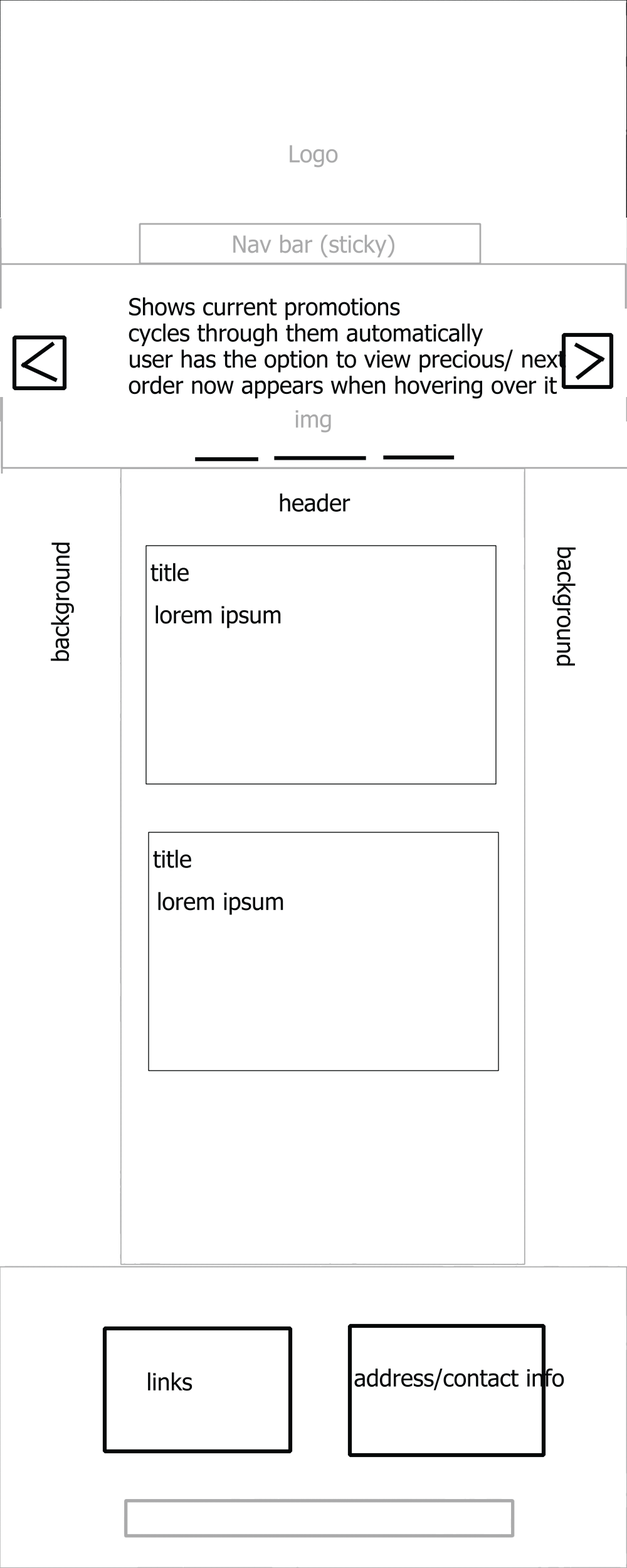
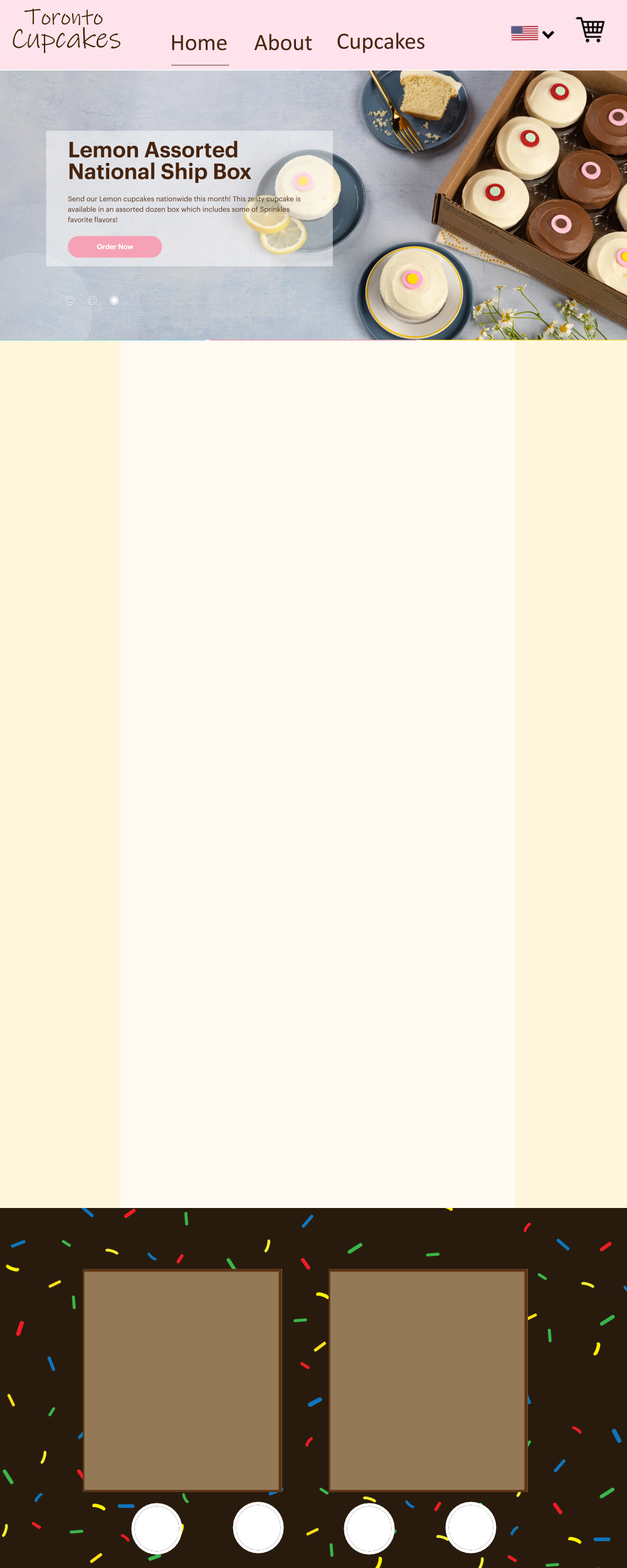
Before/after of a 627 x 1568 layered artwork. What changed in the layer stack:
added group "header" with 8 layers above "V2" over [0, 0, 627, 356]
added layer "Logo" in group "header" over [11, 0, 132, 76]
added group "map" with 2 layers in group "header" over [449, 0, 571, 80]
added layer "Arrow down (flag" in group "map" over [489, 0, 571, 80]
added layer "Paint Layer 6(pasted)" in group "map" over [449, 0, 571, 80]
added layer "shoppig cart" in group "header" over [537, 0, 618, 81]
added layer "stlen idea" in group "header" over [0, 34, 627, 356]
added layer "Top bar" in group "header" over [0, 0, 627, 281]
added layer "Paint Layer 7(pasted)" above "Copy of Paint Layer 6" over [80, 1445, 603, 1568]
added layer "Copy of Paint Layer 6" above "Paint Layer 6" over [280, 1204, 603, 1568]
added layer "Paint Layer 6" above "Footer" over [80, 1244, 322, 1526]
added group "Footer" (1st of 2) with 3 layers above "Footer" over [0, 596, 627, 1568]
added layer "Copy of kindpng_94988.png" in group "Footer" over [0, 596, 627, 1568]
added layer "Paint Layer 5" in group "Footer" over [0, 1204, 627, 1568]
added layer "Footer" (2nd of 2) above "V1" over [0, 1123, 627, 1568]
added group "V1" with 2 layers above "Group 4" over [0, 0, 627, 1568]
added layer (unnamed layer) in group "V1" over [0, 321, 562, 1405]
added layer "Background" (2nd of 2, in "V1") in group "V1" over [0, 0, 627, 1568]
moved "Paint Layer 1(pasted)" into group "Group 4", painted on it over [40, 40, 562, 1165]
moved "root Merged" into group "Group 4", painted on it over [0, 0, 627, 1568]
